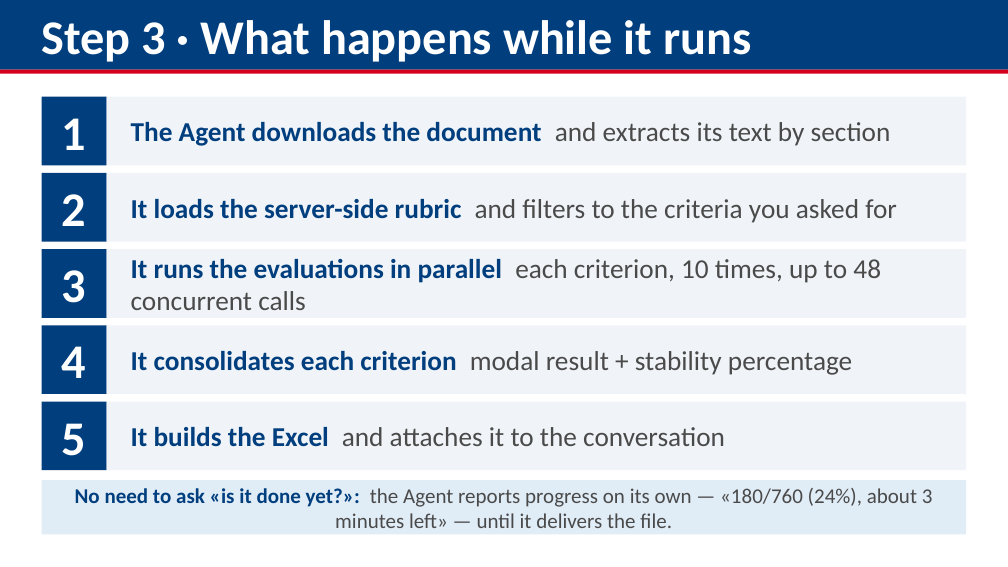
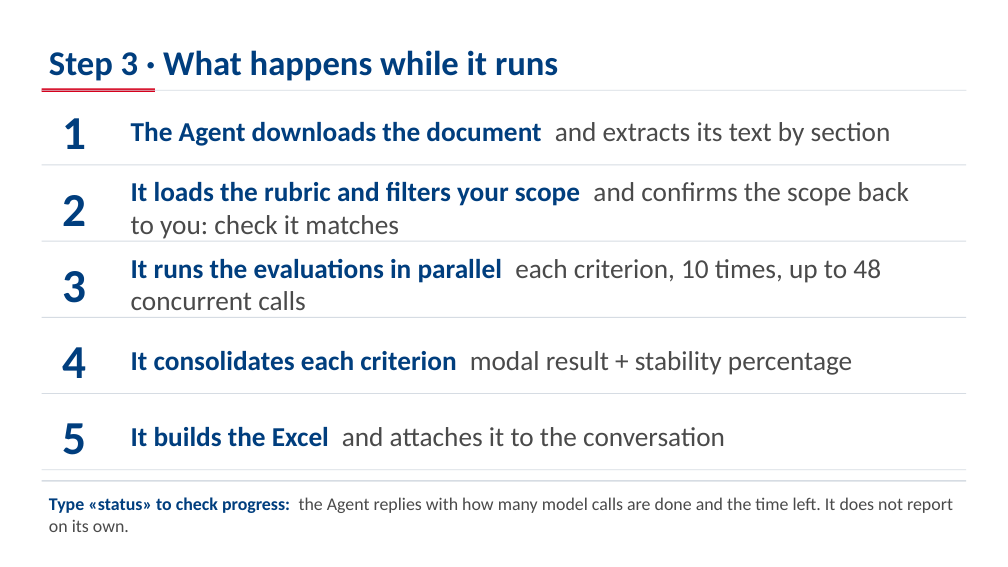
Before and after one commit to aevpsnow6-oss/deploy, a slide deck: slide 26 of presentation/capacitacion_appraisal/ILO_Appraisal_GPT_Training_Ahmed_EN.pptx (slide 21 before the commit). Drawn at 1008x567 pixels with LibreOffice and Linux fonts; fonts in the diff are those of the drawing. Boxes give left, top, right and bottom in pixels: in the first picture for what was removed or moved away, otherwise in the second. Text is boxed around its words. In the diff, an @@ line names an element or a change of style, - is before the commit and + after.

```diff
--- a/presentation/capacitacion_appraisal/ILO_Appraisal_GPT_Training_Ahmed_EN.pptx
+++ b/presentation/capacitacion_appraisal/ILO_Appraisal_GPT_Training_Ahmed_EN.pptx
@@ rectangle removed at <box>0,0,1008,70</box> @@
@@ text "Step 3 · What happens ...": place and size @@
-text "Step 3 · What happens ..." at <box>41,20,751,62</box>
+text "Step 3 · What happens ..." at <box>49,50,558,81</box>
@@ text "Step 3 · What happens ..." at <box>49,50,558,81</box>: size 46 to 33 pt, text colour #FFFFFF to #003E7E @@
@@ rectangle added at <box>42,88,155,91</box>, fill #D6001C @@
@@ rectangle: place and size @@
-rectangle at <box>0,70,1008,74</box>
+rectangle at <box>42,90,966,91</box>
@@ rectangle at <box>42,90,966,91</box>: fill #D6001C to #D6DCE3 @@
@@ rectangle removed at <box>42,97,107,166</box> @@
@@ rectangle: place and size @@
-rectangle at <box>107,97,966,166</box>
+rectangle at <box>42,165,966,166</box>
@@ rectangle removed at <box>42,173,107,242</box> @@
@@ text at <box>131,182,909,239</box>: text changed @@
-It loads the server-side rubric and filters to the criteria you asked for
+It loads the rubric and filters your scope and confirms the scope back to you: check it matches
@@ rectangle: place and size @@
-rectangle at <box>107,173,966,242</box>
+rectangle at <box>42,240,966,241</box>
@@ rectangle removed at <box>42,250,107,318</box> @@
@@ rectangle: place and size @@
-rectangle at <box>107,250,966,318</box>
+rectangle at <box>42,317,966,318</box>
@@ rectangle removed at <box>42,325,107,394</box> @@
@@ size 46 to 45 pt, text colour #FFFFFF to #003E7E in 5 elements at <box>62,118,86,149</box>, <box>62,195,86,226</box>, <box>62,271,86,303</box>, <box>62,347,86,378</box>, <box>62,423,86,455</box> @@
@@ rectangle: place and size @@
-rectangle at <box>107,325,966,394</box>
+rectangle at <box>42,393,966,394</box>
@@ rectangle removed at <box>42,402,107,470</box> @@
@@ fill #F0F4F8 to #D6DCE3 in 5 elements at <box>42,240,966,241</box>, <box>42,317,966,318</box>, <box>42,165,966,166</box>, <box>42,393,966,394</box>, <box>42,470,966,470</box> @@
@@ rectangle: place and size @@
-rectangle at <box>107,402,966,470</box>
+rectangle at <box>42,470,966,470</box>
@@ rectangle removed at <box>42,480,966,535</box> @@
-No need to ask «is it done yet?»: the Agent reports progress on its own — «180/760 (24%), about 3 minutes left» — until it delivers the file.
@@ rectangle added at <box>42,480,966,482</box>, fill #D6DCE3 @@
@@ text added at <box>49,497,953,532</box>, 17 pt, text #4A4A4A @@
+Type «status» to check progress: the Agent replies with how many model calls are done and the time left. It does not report on its own.
```
Also in this commit, not shown: 26 other slides changed, 6 slides added, 5 other files.
